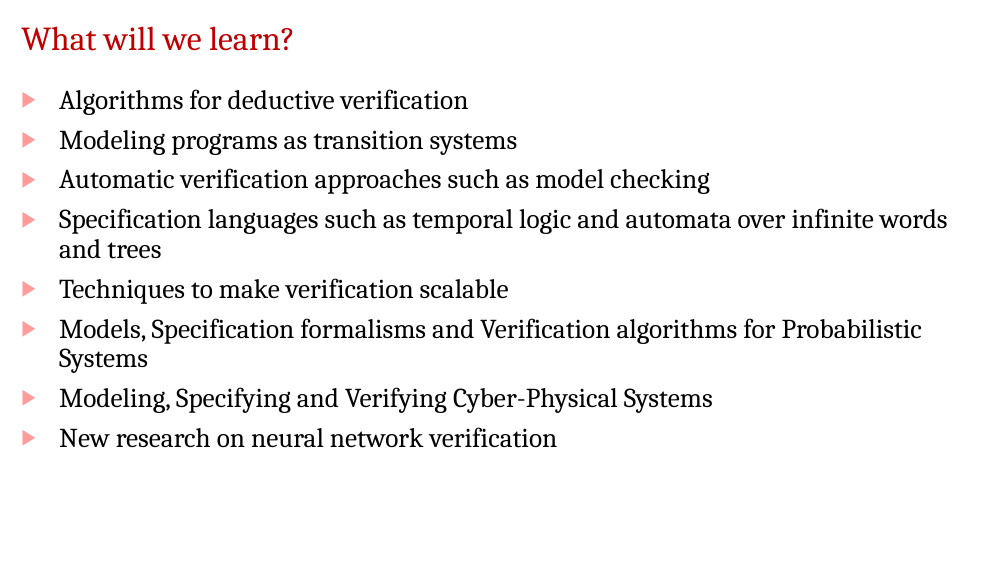
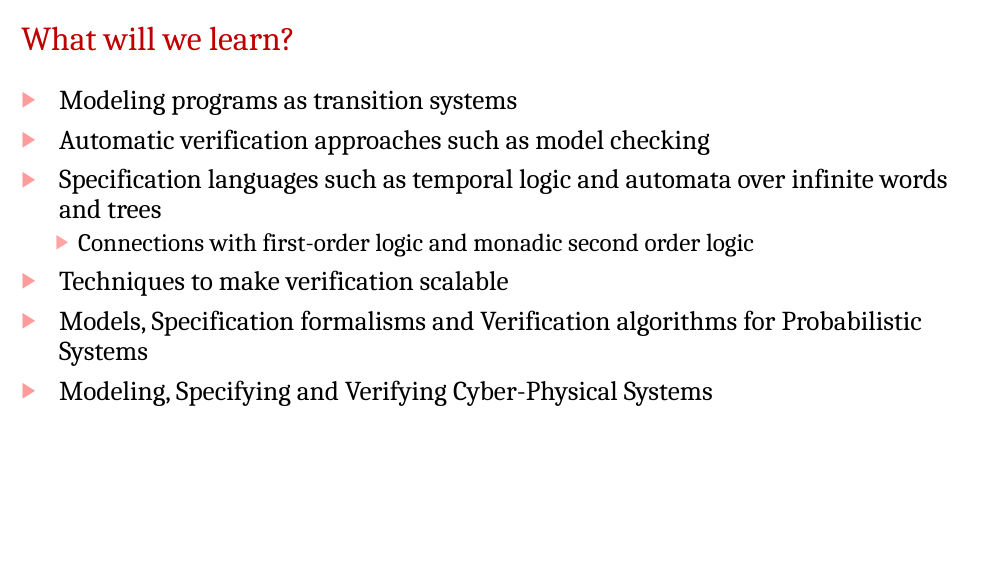
Before and after one commit to jdeshmukh/jdeshmukh.github.io, a slide deck: slide 12 of teaching/fvTheorySlides/Course-Intro.pptx. Drawn at 1008x567 pixels with LibreOffice and Linux fonts; fonts in the diff are those of the drawing; background and template pictures are left out. Boxes give left, top, right and bottom in pixels: in the first picture for what was removed or moved away, otherwise in the second. Text is boxed around its words. In the diff, an @@ line names an element or a change of style, - is before the commit and + after.

```diff
--- a/teaching/fvTheorySlides/Course-Intro.pptx
+++ b/teaching/fvTheorySlides/Course-Intro.pptx
@@ text at (59,89,469,114): paragraph removed @@
-▶ Algorithms for deductive verification
@@ text at (78,233,754,257): paragraph added @@
+  ▶ Connections with first-order logic and monadic second order logic
@@ text at (59,427,558,448): paragraph removed @@
-▶ New research on neural network verification
```
Also in this commit, not shown: 9 other slides changed, 1 slide added, 3 other files.
